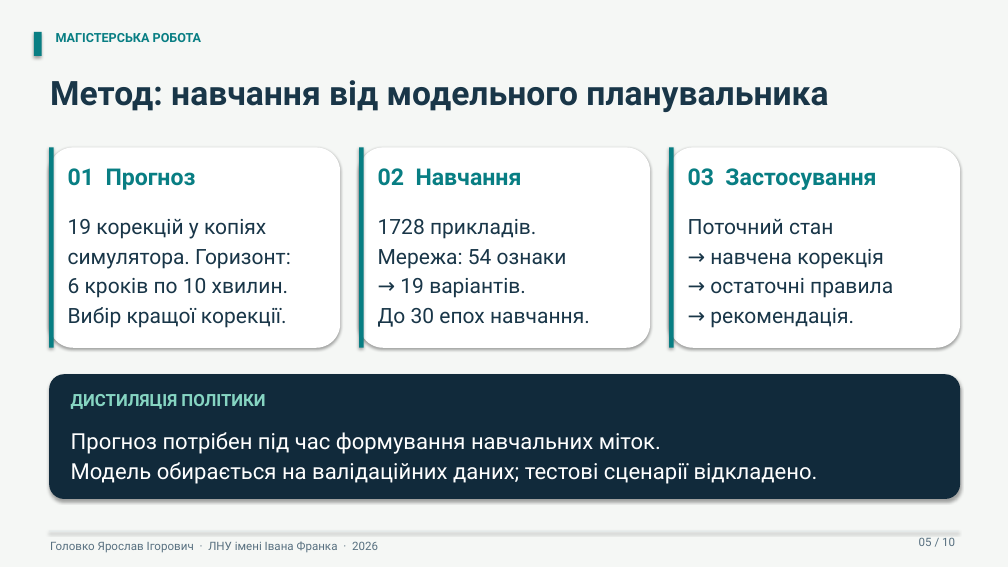
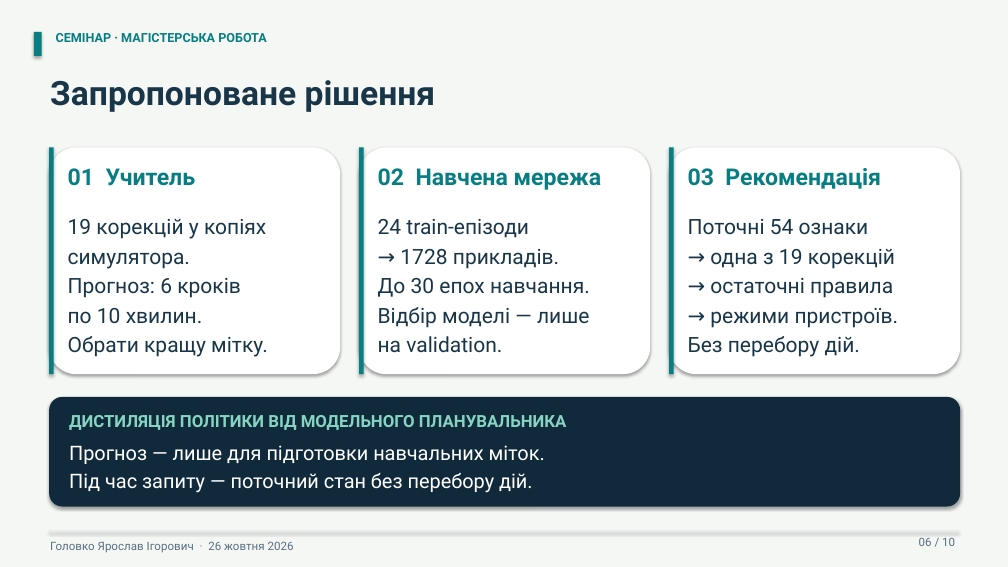
Before and after one commit to Lowckick/ai_house_model, a slide deck: slide 6 of docs/presentation/presentation.pptx (slide 5 before the commit). Drawn at 1008x567 pixels with LibreOffice and Linux fonts; fonts in the diff are those of the drawing. Boxes give left, top, right and bottom in pixels: in the first picture for what was removed or moved away, otherwise in the second. Text is boxed around its words. In the diff, an @@ line names an element or a change of style, - is before the commit and + after.

```diff
--- a/docs/presentation/presentation.pptx
+++ b/docs/presentation/presentation.pptx
@@ text at (56, 33, 266, 42): text changed @@
-МАГІСТЕРСЬКА РОБОТА
+СЕМІНАР · МАГІСТЕРСЬКА РОБОТА
@@ text at (50, 80, 436, 112): text changed @@
-Метод: навчання від модельного планувальника
+Запропоноване рішення
@@ rounded rectangle: place and size @@
-rounded rectangle at (49, 147, 340, 348)
+rounded rectangle at (49, 147, 340, 374)
@@ rectangle: place and size @@
-rectangle at (49, 147, 54, 348)
+rectangle at (49, 147, 54, 374)
@@ rounded rectangle: place and size @@
-rounded rectangle at (359, 147, 650, 348)
+rounded rectangle at (359, 147, 650, 374)
@@ rectangle: place and size @@
-rectangle at (359, 147, 364, 348)
+rectangle at (359, 147, 364, 374)
@@ rounded rectangle: place and size @@
-rounded rectangle at (669, 147, 960, 348)
+rounded rectangle at (669, 147, 960, 374)
@@ rectangle: place and size @@
-rectangle at (669, 147, 674, 348)
+rectangle at (669, 147, 674, 374)
@@ text at (68, 168, 196, 186): text changed @@
-01 Прогноз
+01 Учитель
@@ text at (378, 168, 602, 190): text changed @@
-02 Навчання
+02 Навчена мережа
@@ text at (688, 168, 881, 189): text changed @@
-03 Застосування
+03 Рекомендація
@@ text at (378, 219, 559, 269): text changed @@
-1728 прикладів.
-Мережа: 54 ознаки
-→ 19 варіантів.
+24 train-епізоди
+→ 1728 прикладів.
@@ text at (688, 219, 895, 269): text changed @@
-Поточний стан
-→ навчена корекція
+Поточні 54 ознаки
+→ одна з 19 корекцій
@@ text at (68, 252, 268, 357): text changed @@
-симулятора. Горизонт:
-6 кроків по 10 хвилин.
-Вибір кращої корекції.
+симулятора.
+Прогноз: 6 кроків
+по 10 хвилин.
+Обрати кращу мітку.
@@ text at (378, 307, 589, 353): paragraphs added @@
+Відбір моделі — лише
+на validation.
@@ text at (688, 308, 899, 357): text changed @@
-→ рекомендація.
+→ режими пристроїв.
+Без перебору дій.
@@ rounded rectangle: place and size @@
-rounded rectangle at (49, 374, 960, 499)
+rounded rectangle at (49, 397, 960, 507)
@@ text at (69, 415, 567, 430): text changed @@
-ДИСТИЛЯЦІЯ ПОЛІТИКИ
+ДИСТИЛЯЦІЯ ПОЛІТИКИ ВІД МОДЕЛЬНОГО ПЛАНУВАЛЬНИКА
@@ text at (69, 445, 545, 493): text changed; size 21 to 19 pt @@
-Прогноз потрібен під час формування навчальних міток.
-Модель обирається на валідаційних даних; тестові сценарії відкладено.
+Прогноз — лише для підготовки навчальних міток.
+Під час запиту — поточний стан без перебору дій.
@@ text at (919, 537, 955, 546): text changed @@
-05 / 10
+06 / 10
@@ text at (50, 541, 294, 553): text changed @@
-Головко Ярослав Ігорович · ЛНУ імені Івана Франка · 2026
+Головко Ярослав Ігорович · 26 жовтня 2026
```
Also in this commit, not shown: 2 other slides changed, 7 slides added, 7 slides removed, 10 other files.
